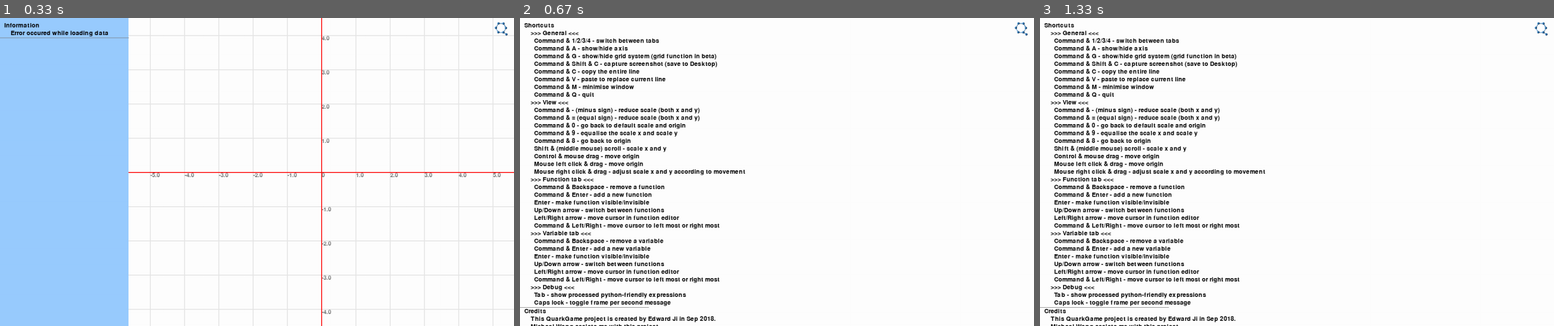
Above: before the commit, frames 1-3 (left to right).
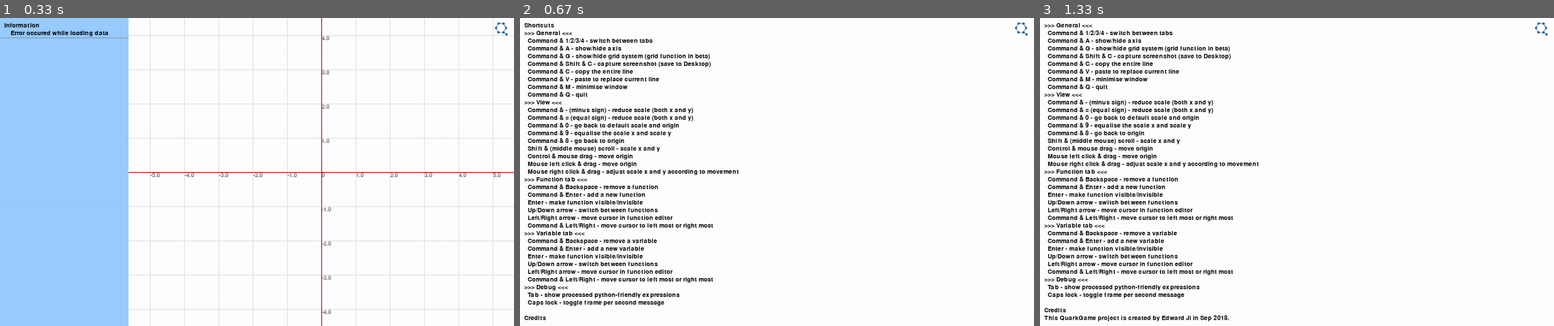
Above: after the commit, the same moments.

Repository: Quark-Games/YEquals
Game: pygame game, started from func_sim.py
Same seed, same stepped clock (60 frames per second), same inputs: the game is played once before the commit and once after it.
Inputs (mouse positions are in pixels of both pictures, inside the frame that each line leads up to):
- Up to frame 1 (0.33 s): no input
- Up to frame 2 (0.67 s): click (1023, 24) at 0.38 s
- Up to frame 3 (1.33 s): hold Up 0.67-1.13 s; tap Space at 0.73, 1.03, 1.23 s; hold Down from 1.17 s (still down)

Frame 1 is identical in both runs. In frame 2, 10% of the frame differs, in the area x 0-44%, y 4-100%; in frame 3, 11%, in the area x 0-44%, y 1-100%.

Commit message:
scrollable shortcut pop-up

Diff:
--- a/assets/shortcuts.txt
+++ b/assets/shortcuts.txt
@@ -1,3 +1,4 @@
+Shortcuts
 >>> General <<<
   Command & 1/2/3/4 - switch between tabs
   Command & A - show/hide axis
@@ -34,3 +35,8 @@
 >>> Debug <<<
   Tab - show processed python-friendly expressions
   Caps lock - toggle frame per second message
+
+Credits
+This QuarkGame project is created by Edward Ji in Sep 2018.
+Michael Wang assists me with this project.
+Pygame is used as the major GUI framework.
--- a/func_sim.py
+++ b/func_sim.py
@@ -20,11 +20,6 @@
 logger = logging.getLogger(__name__)
 logging.basicConfig(filename=DEBUG_FILE, level=logging.DEBUG,
                     format="%(levelname)s:%(funcName)s:%(message)s")
-
-# constant
-CREDITS = ["This QuarkGame project is created by Edward Ji in Sep 2018.",
-           "Michael Wang assists me with this project.",
-           "Pygame is used as the major GUI framework."]
 
 # pygame display initiation
 pygame.init()
@@ -907,33 +902,43 @@
 def show_shortcuts():
     global display_width, display_height
 
-    display.fill(WHITE)
-    message.reset()
-    message.put(display, "Shortcuts")
-    message.indent()
-    for shortcut in shortcuts:
-        message.put(display, shortcut)
-    message.unindent()
-    message.put(display, "Credits")
-    message.indent()
-    for line in CREDITS:
-        message.put(display, line)
-    display.blit(logo_img, (display_width - 45, 10))
-    pygame.display.flip()
-
     show = True
+    start = 0
+
     while show:
+
         for event in pygame.event.get():
             mods = pygame.key.get_mods()
             if mods & KMOD_META:
                 if event.key == K_q:
                     quit_all()
-            if event.type == VIDEORESIZE:
+            elif event.type == KEYDOWN:
+                if event.key == K_UP:
+                    if start > 0:
+                        start -= 1
+                elif event.key == K_DOWN:
+                    if start < len(shortcuts) - line_num - 1:
+                        start += 1
+            elif event.type == VIDEORESIZE:
                 tab.resize_win(event.w, event.h)
         mouse_pos = pygame.mouse.get_pos()
         corner = pygame.Rect(display_width - 45, 0, 45, 36)
         if not corner.collidepoint(mouse_pos):
             show = not show
+
+        display.fill(WHITE)
+        message.reset()
+        line_num = (display_height-10) / message.line_height - 1
+        logger.debug("line_num -> {}".format(line_num))
+        end = int(start + line_num)
+        logger.debug("end -> {}".format(end))
+        if end > len(shortcuts) - 1:
+            end = len(shortcuts) - 1
+        for i in range(start, end + 1):
+            message.put(display, shortcuts[i])
+        display.blit(logo_img, (display_width - 45, 10))
+        pygame.display.flip()
+
         clock.tick(FPS)
     message.reset()
 
